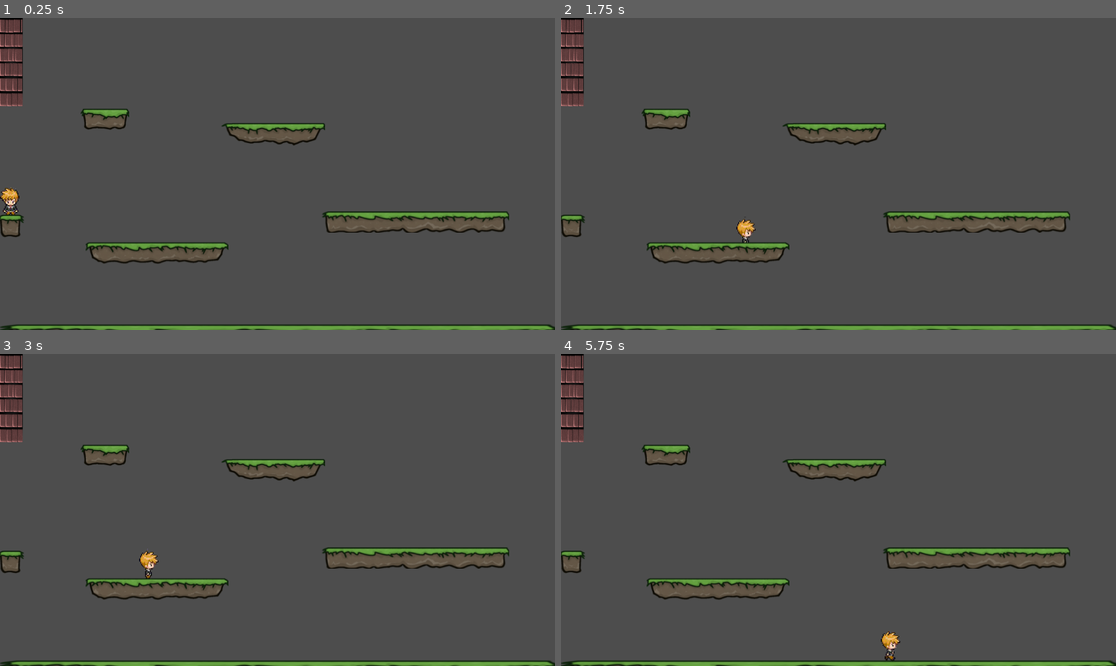
Above: before the commit, frames 1-4 (two rows, left to right).
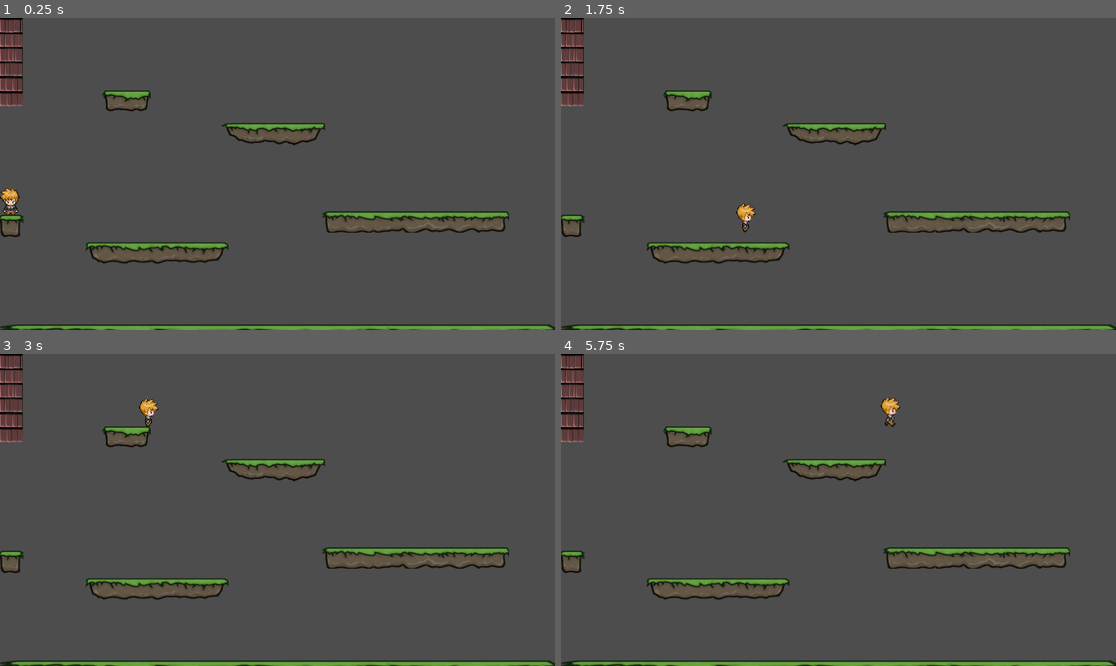
Above: after the commit, the same moments.

Repository: EngenhariaSoftwarePUCRS/Projeto_de_Desenvolvimento_de_Jogos
Game: Godot game, scene res://game.tscn
Two runs of this game, one before a commit and one after it. Both use one fixed random seed, a clock stepped at 60 frames per second and the inputs below.
Inputs (mouse positions are in pixels of both pictures, inside the frame that each line leads up to):
- Up to frame 1 (0.25 s): no input
- Up to frame 2 (1.75 s): tap Enter at 0.5 s; move the mouse to (960, 158) at 0.52 s; hold D (move_right) from 0.53 s (still down); click (960, 158) at 0.6 s; tap W (move_up) at 0.77, 1.52 s; move the mouse to (727, 189) at 1.27 s; click (727, 189) at 1.35 s
- Up to frame 3 (3 s): move the mouse to (333, 441) at 2.02 s; release D (move_right) at 2.03 s; hold A (move_left) 2.03-2.78 s; click (333, 441) at 2.1 s; move the mouse to (249, 572) at 2.77 s; hold D (move_right) from 2.78 s (still down); click (249, 572) at 2.85 s
- Up to frame 4 (5.75 s): tap W (move_up) at 3.02, 3.77, 4.52 s; move the mouse to (1005, 556) at 3.52 s; click (1005, 556) at 3.6 s; move the mouse to (672, 463) at 4.27 s; release D (move_right) at 4.28 s; hold A (move_left) 4.28-5.03 s; click (672, 463) at 4.35 s; move the mouse to (866, 510) at 5.02 s; hold D (move_right) from 5.03 s (still down); click (866, 510) at 5.1 s

The runs differ from the first frame. In frame 1, 0.6% of the frame differs, in the area x 14-28%, y 23-36%; in frame 2, 0.9%; in frame 3, 0.9%; in frame 4, 1.0%, in the area x 14-62%, y 13-99%.

Commit message:
Intro Godot - Limiting Walls

Diff:
--- a/IntroGodot/game.tscn
+++ b/IntroGodot/game.tscn
@@ -29,13 +29,17 @@
 [sub_resource type="RectangleShape2D" id="RectangleShape2D_jj3o2"]
 size = Vector2(386.143, 39)
 
+[sub_resource type="RectangleShape2D" id="RectangleShape2D_tgude"]
+size = Vector2(53.5, 1149)
+
 [sub_resource type="RectangleShape2D" id="RectangleShape2D_7s1hl"]
-size = Vector2(47.5, 642)
+size = Vector2(53.5, 1149)
 
 [node name="Game" type="Node2D"]
 
 [node name="MainCharacter" parent="." instance=ExtResource("1_yqus5")]
 position = Vector2(22, 365)
+gravity = 1000
 
 [node name="StaticBody2D" type="StaticBody2D" parent="."]
 position = Vector2(24, 92)
@@ -90,7 +94,7 @@
 one_way_collision = true
 
 [node name="Grass4" type="Sprite2D" parent="."]
-position = Vector2(217, 209)
+position = Vector2(262, 171)
 texture = ExtResource("6_eh2qi")
 metadata/_edit_group_ = true
 
@@ -126,15 +130,29 @@
 shape = SubResource("RectangleShape2D_jj3o2")
 
 [node name="StaticBody2D2" type="StaticBody2D" parent="."]
-position = Vector2(1180, 92)
+position = Vector2(1183, -167)
 collision_layer = 2
 metadata/_edit_group_ = true
 
 [node name="Brickwall6Texture" type="Sprite2D" parent="StaticBody2D2"]
-position = Vector2(-0.500008, 229)
-scale = Vector2(0.183594, 2.50781)
+position = Vector2(-0.500008, 231)
+scale = Vector2(0.183594, 4.49219)
 texture = ExtResource("2_x3p1w")
 
 [node name="CollisionShape2D" type="CollisionShape2D" parent="StaticBody2D2"]
 position = Vector2(-0.25, 229)
+shape = SubResource("RectangleShape2D_tgude")
+
+[node name="StaticBody2D3" type="StaticBody2D" parent="."]
+position = Vector2(-26, 90)
+collision_layer = 2
+metadata/_edit_group_ = true
+
+[node name="Brickwall6Texture" type="Sprite2D" parent="StaticBody2D3"]
+position = Vector2(-0.500008, -24.4999)
+scale = Vector2(0.183594, 4.48828)
+texture = ExtResource("2_x3p1w")
+
+[node name="CollisionShape2D" type="CollisionShape2D" parent="StaticBody2D3"]
+position = Vector2(-3.25, -24.5)
 shape = SubResource("RectangleShape2D_7s1hl")
Not shown: 1 places in IntroGodot/game.tscn that only renumber resources
